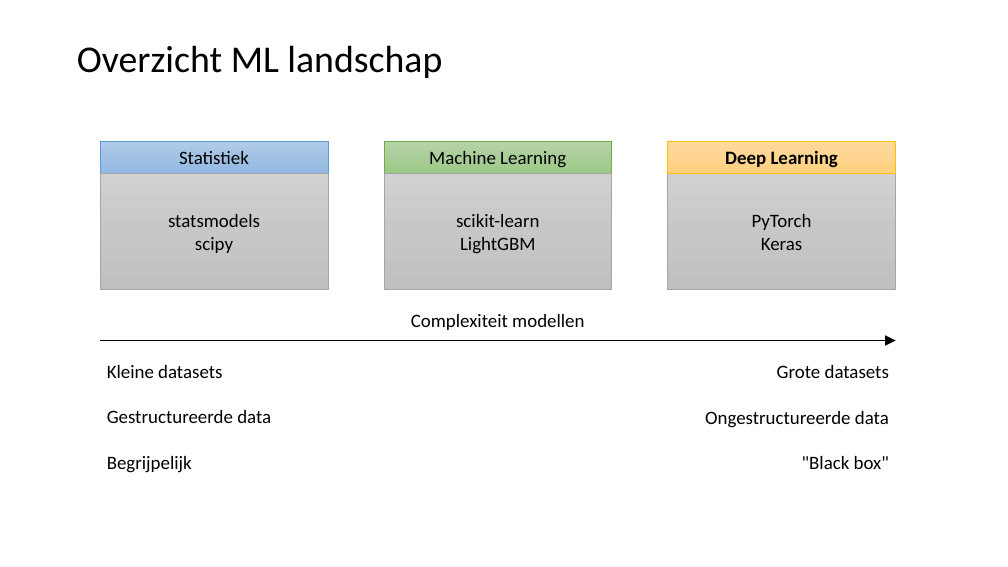
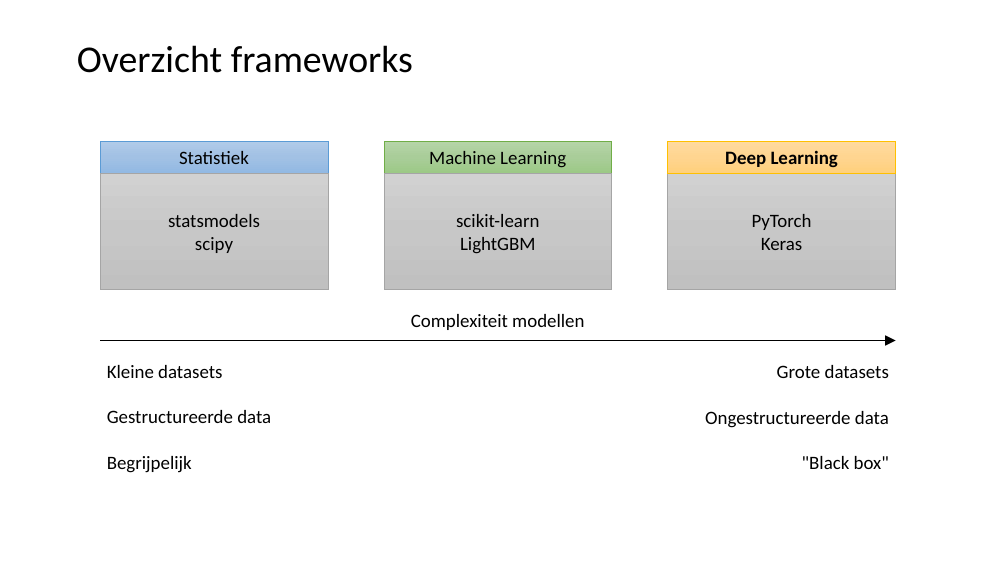
Before and after one commit to LFKoning/knowledge-sharing, a slide deck: slide 4 of python_course/4_scikit_learn/python_cursus_4.pptx. Drawn at 1008x567 pixels with LibreOffice and Linux fonts; fonts in the diff are those of the drawing. Boxes give left, top, right and bottom in pixels: in the first picture for what was removed or moved away, otherwise in the second. Text is boxed around its words. In the diff, an @@ line names an element or a change of style, - is before the commit and + after.

```diff
--- a/python_course/4_scikit_learn/python_cursus_4.pptx
+++ b/python_course/4_scikit_learn/python_cursus_4.pptx
@@ title at [77,45,413,73]: text changed @@
-Overzicht ML landschap
+Overzicht frameworks
```
Also in this commit, not shown: 7 other slides changed.
